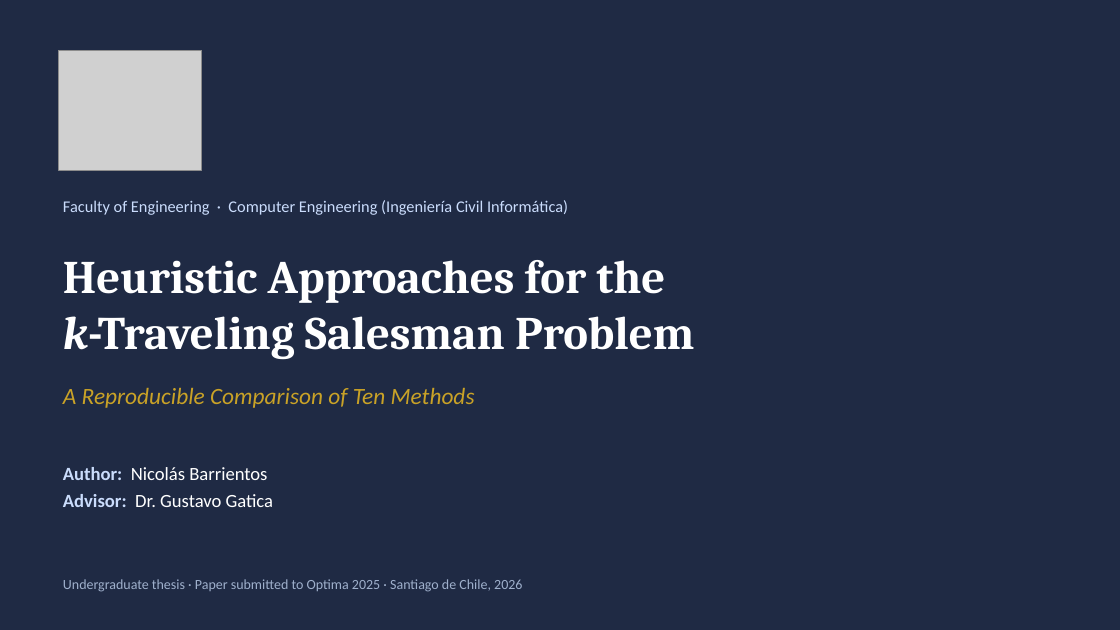
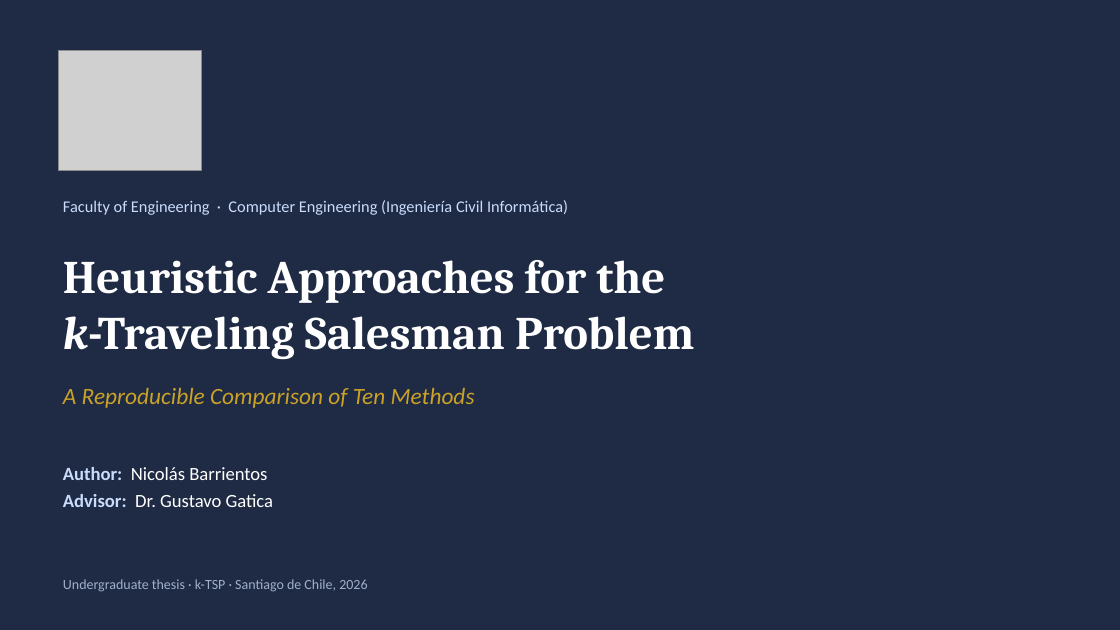
Before and after one commit to Nico8270/KTSP-Proyecto-de-Titulo, a slide deck: slide 1 of entrega_profesor/presentacion_ktsp.pptx. Drawn at 1120x630 pixels with LibreOffice and Linux fonts; fonts in the diff are those of the drawing; grey boxes stand for pictures. Boxes give left, top, right and bottom in pixels: in the first picture for what was removed or moved away, otherwise in the second. Text is boxed around its words. In the diff, an @@ line names an element or a change of style, - is before the commit and + after.

Commit message:
Quitar toda mencion a Optima 2025 (envio no realizado): PPT, guion, tesis 1.5, docs y zips de entrega

```diff
--- a/entrega_profesor/presentacion_ktsp.pptx
+++ b/entrega_profesor/presentacion_ktsp.pptx
@@ text at bbox=[63, 579, 367, 592]: text changed @@
-Undergraduate thesis · Paper submitted to Optima 2025 · Santiago de Chile, 2026
+Undergraduate thesis · k-TSP · Santiago de Chile, 2026
```
Also in this commit, not shown: 13 other slides changed, 1 slide removed, 9 other files.
